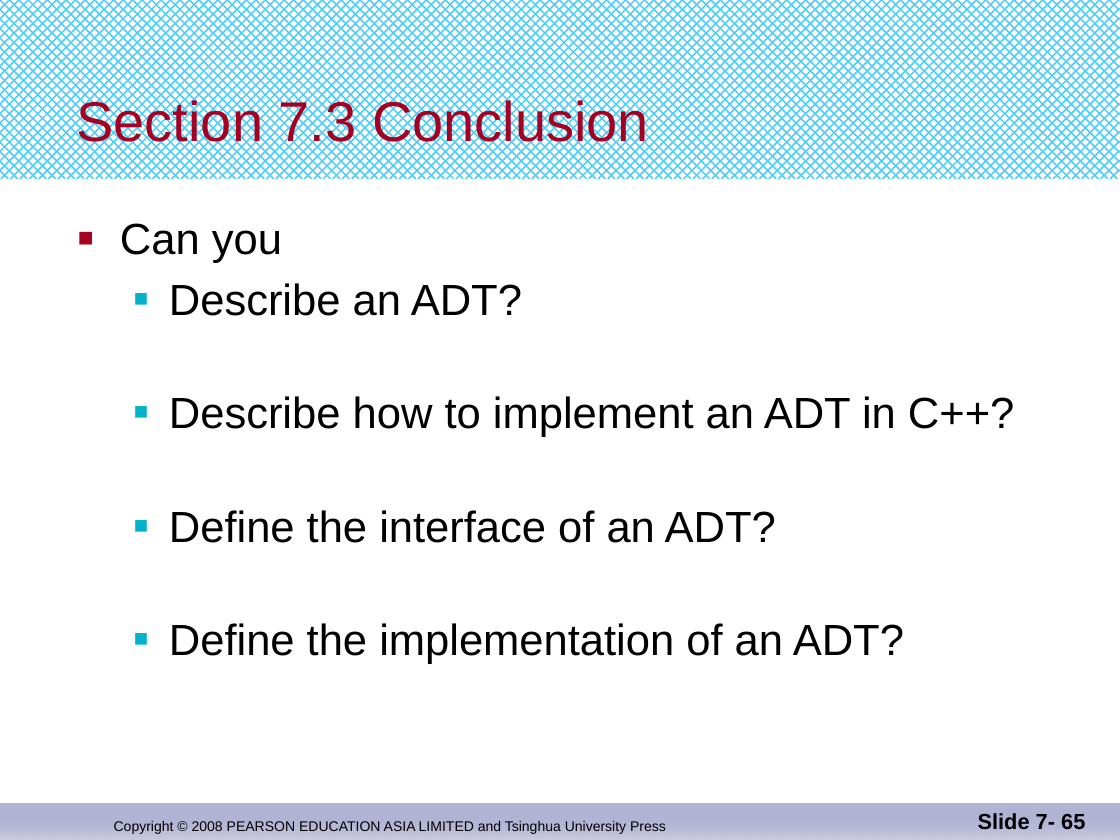
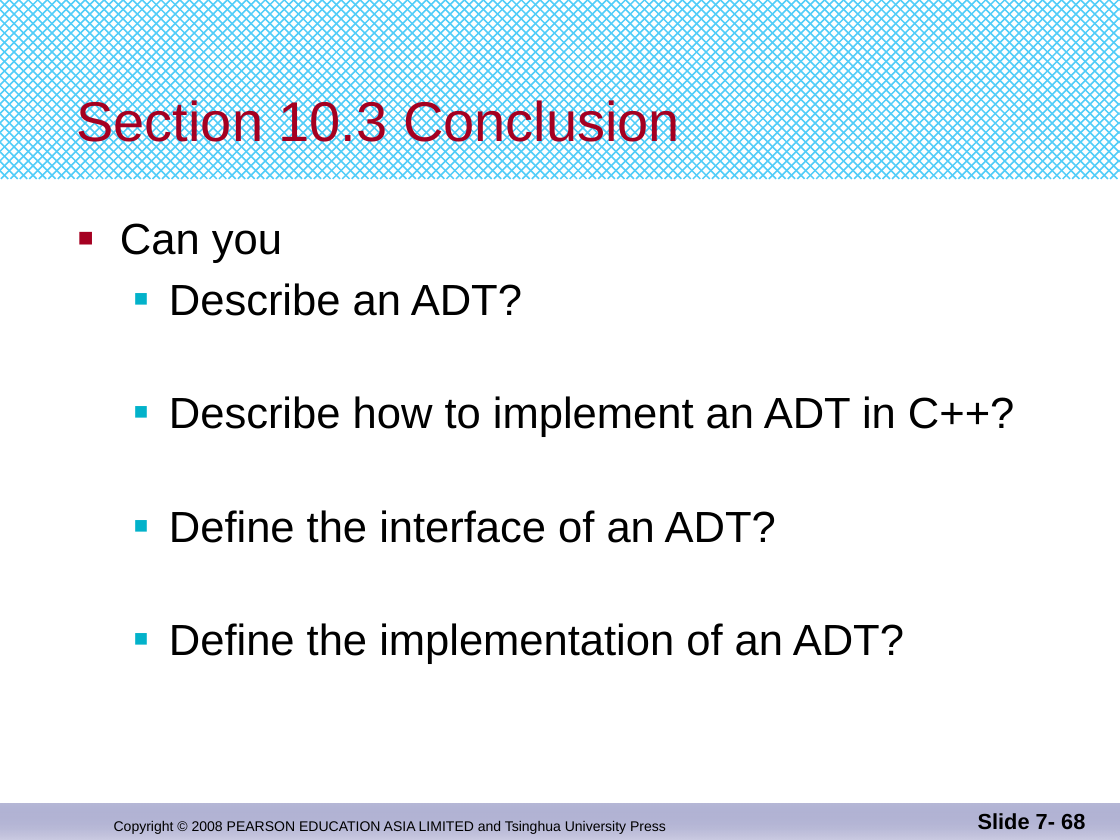
Before and after one commit to djuanbei/CPLUSPLUS, a slide deck: slide 68 of ppt/Chapter 10.pptx (slide 65 before the commit). Drawn at 1120x840 pixels with LibreOffice and Linux fonts; fonts in the diff are those of the drawing. Boxes give left, top, right and bottom in pixels: in the first picture for what was removed or moved away, otherwise in the second. Text is boxed around its words. In the diff, an @@ line names an element or a change of style, - is before the commit and + after.

```diff
--- a/ppt/Chapter 10.pptx
+++ b/ppt/Chapter 10.pptx
@@ title at box(77, 97, 680, 151): text changed @@
-Section 7.3 Conclusion
+Section 10.3 Conclusion
@@ page number at box(978, 813, 1085, 829): text changed @@
-Slide 7- 65
+Slide 7- 68
```
Also in this commit, not shown: 43 other slides changed, 4 slides added, 1 slide removed.
